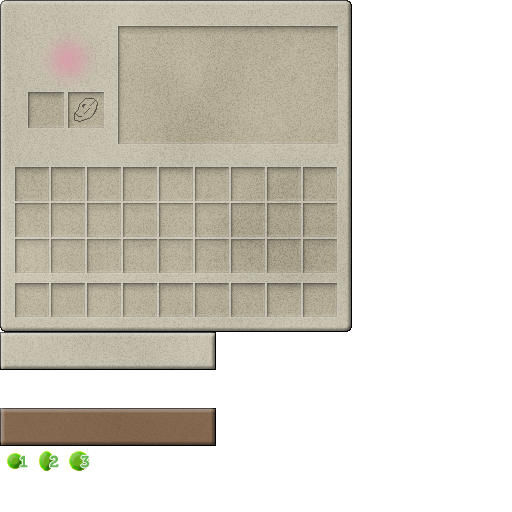
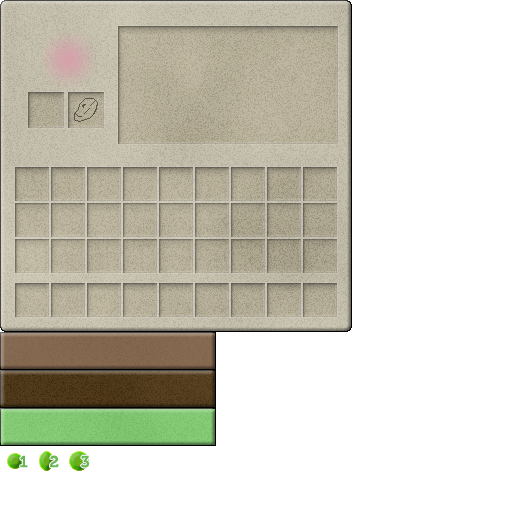
Comparing the layer stacks of the two 512 × 512 images. Changes:
removed group "Buttons" (2 layers) over [0, 333, 216, 445]
moved "Numbers" above "enchanting_table" over [19, 454, 89, 469]
renamed "Brown Button" to "enchanting_table", moved it out of group "Buttons", painted on it, unmasked it over [0, 333, 216, 445]
removed layer "Button" from group "Buttons" over [1, 333, 215, 369]
